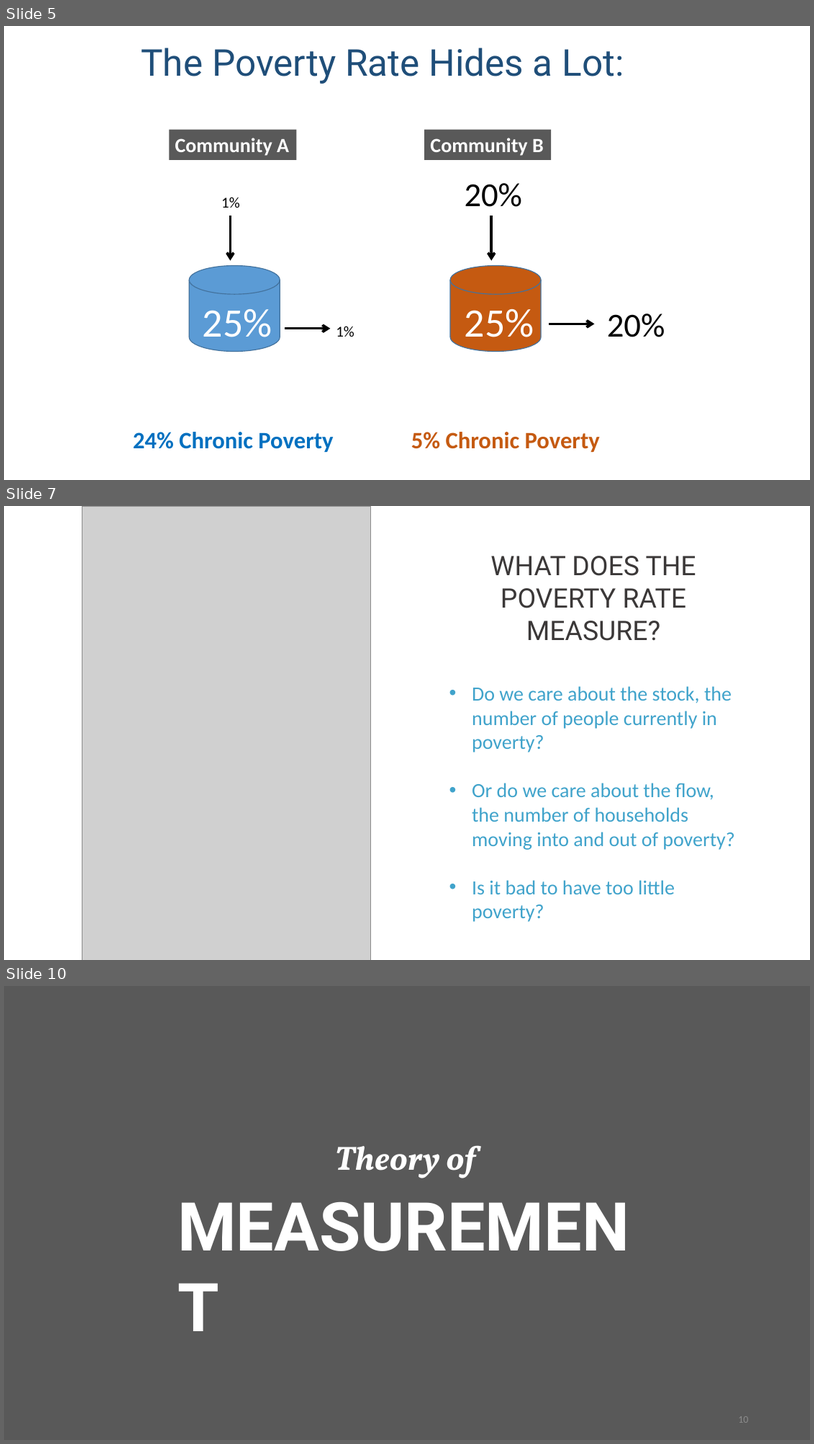
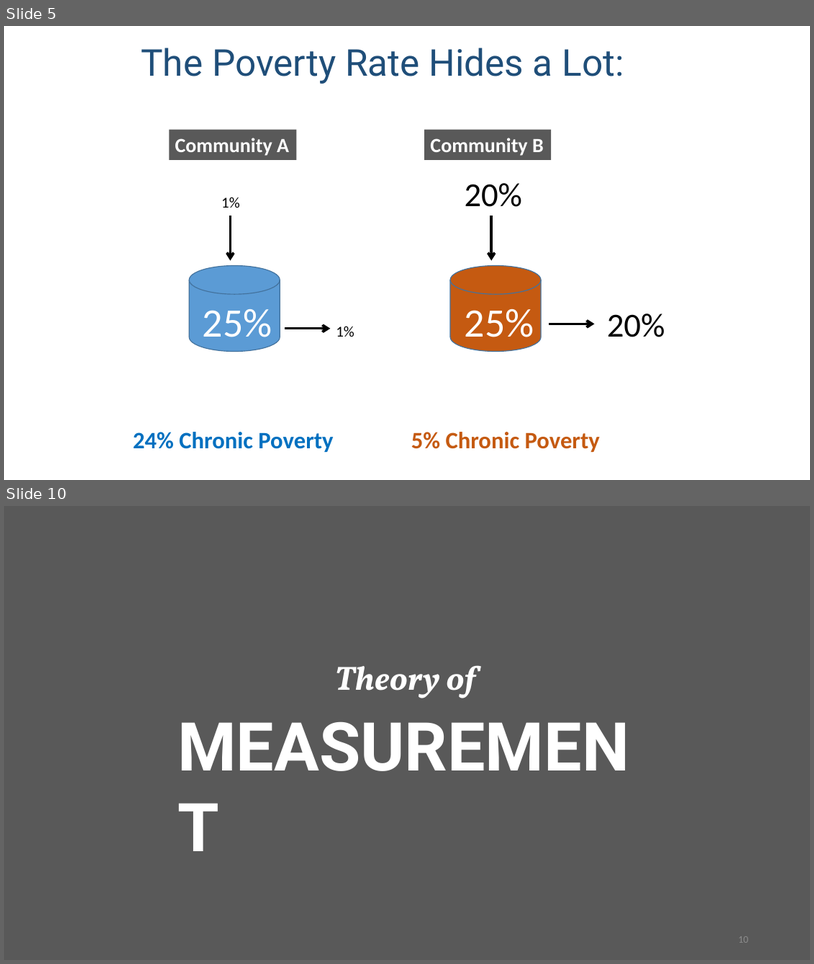
Before and after one commit to DS4PS/cpp-529-master, a slide deck: lectures/p-01-measurement.pptx. Shown one above the other, each under a label of ours: slides 5, 7 and 10 before the commit, slides 5 and 10 after it; the slides between them are not shown. The pictures are 814x1444 and 814x964 pixels, drawn with LibreOffice and Linux fonts; fonts in the diff are those of the drawing; grey boxes stand for pictures. Boxes give left, top, right and bottom in pixels: in the first picture for what was removed or moved away, otherwise in the second. Text is boxed around its words. In the diff, an @@ line names an element or a change of style, - is before the commit and + after.

```diff
--- a/lectures/p-01-measurement.pptx
+++ b/lectures/p-01-measurement.pptx
@@ slide 7 removed at [4,506,810,960], background #FFFFFF @@
@@ picture removed at [82,506,371,960] @@
@@ text removed at [491,556,697,641] @@
-WHAT DOES THE POVERTY RATE MEASURE?
@@ text removed at [472,686,735,921] @@
-• Do we care about the stock, the number of people currently in poverty?
-• Or do we care about the flow, the number of households moving into and out of poverty?
-• Is it bad to have too little poverty?
```
Also in this commit, not shown: 6 slides changed, 1 slide added, 2 other files.
